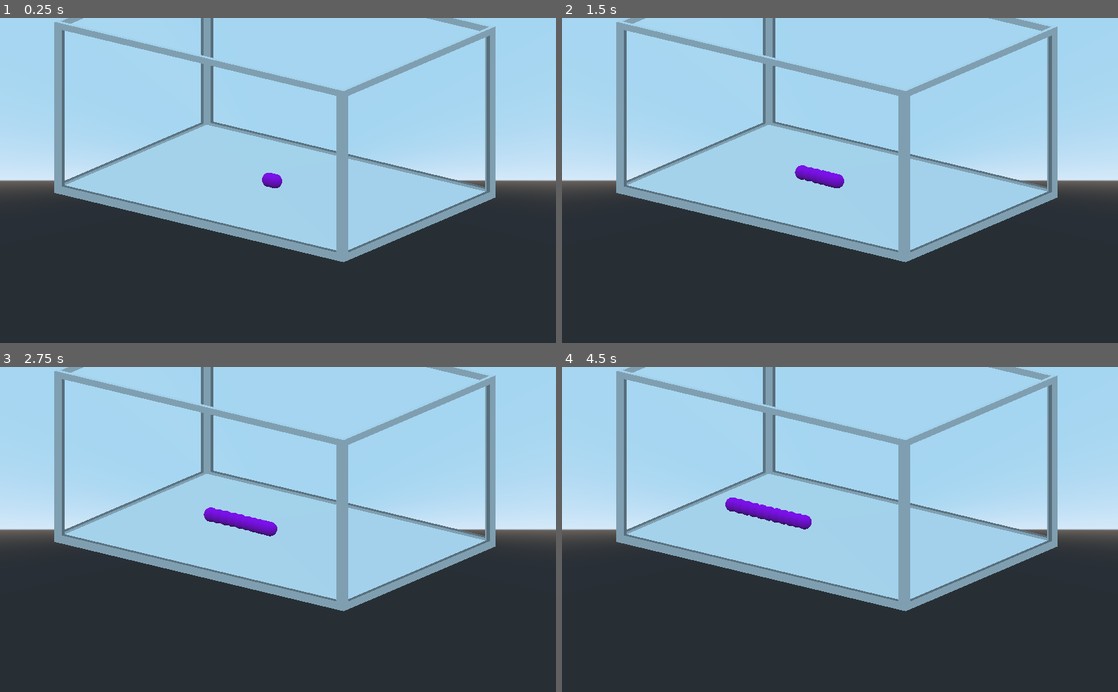
Above: before the commit, frames 1-4 (two rows, left to right).
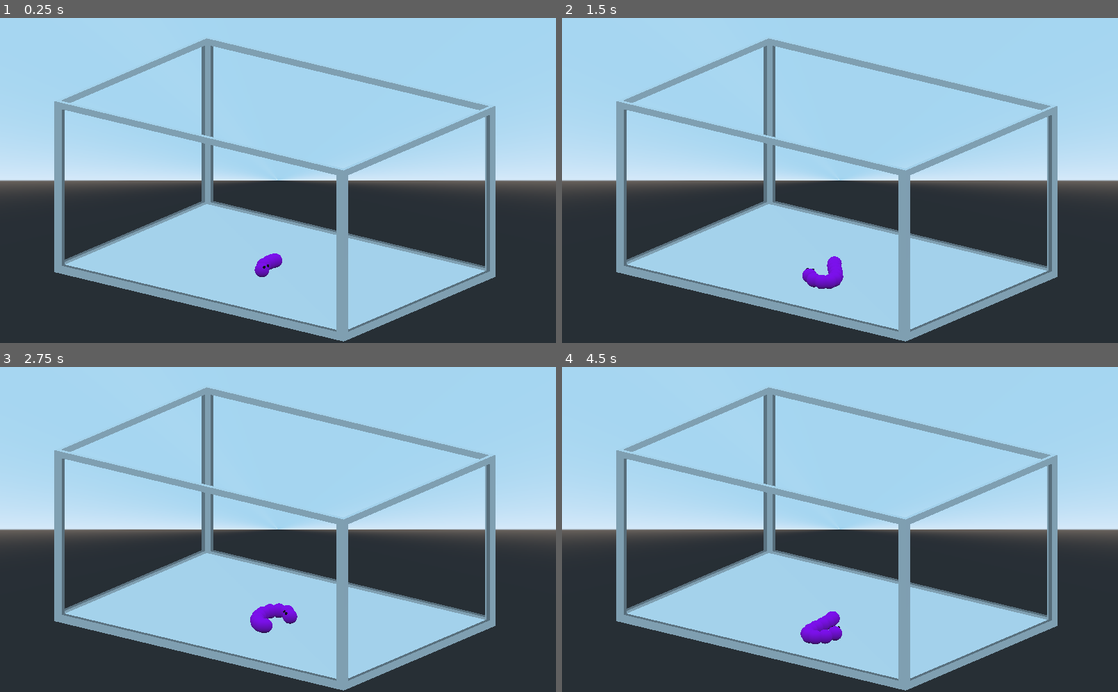
Above: after the commit, the same moments.

Repository: aidan-middleton/Fish-Tank-Game-With-Eel
Game: Godot game, scene res://Scenes/main.tscn
The game is run twice, just before and just after one commit, with the same random seed, the same clock (stepped at 60 frames per second) and the same inputs.
Inputs (mouse positions are in pixels of both pictures, inside the frame that each line leads up to):
- Up to frame 1 (0.25 s): no input
- Up to frame 2 (1.5 s): tap Enter at 0.5 s; move the mouse to (962, 164) at 0.52 s; hold D 0.53-1.25 s; tap I at 0.6 s; click (962, 164) at 0.67 s; tap K at 0.8 s; drag from (728, 196) to (812, 245) at 1.27 s
- Up to frame 3 (2.75 s): move the mouse to (333, 458) at 2.02 s; hold D from 2.03 s (still down); tap J at 2.1 s; tap L at 2.3 s
- Up to frame 4 (4.5 s): release D at 2.75 s; drag from (812, 594) to (673, 480) at 2.77 s; move the mouse to (1006, 578) at 3.52 s; hold A 3.53-4.25 s; tap I at 3.6 s; tap K at 3.8 s; drag from (673, 480) to (756, 448) at 4.27 s

The runs differ from the first frame. In frame 1, 34% of the frame differs, in the area x 9-90%, y 0-100%; in frame 2, 35%; in frame 3, 35%; in frame 4, 35%.

Commit message:
Added walls for snake collision. Messed with snake controller to allow it to collide

Diff:
--- /dev/null
+++ b/project/Materials/eye.tres
@@ -0,0 +1,4 @@
+[gd_resource type="SpatialMaterial" format=2]
+
+[resource]
+albedo_color = Color( 0, 0, 0, 1 )
--- a/project/Scenes/Eel/eel_main.tscn
+++ b/project/Scenes/Eel/eel_main.tscn
@@ -1,8 +1,10 @@
-[gd_scene load_steps=7 format=2]
+[gd_scene load_steps=9 format=2]
 
 [ext_resource path="res://Scripts/Eel/EelHeadController.gd" type="Script" id=1]
 [ext_resource path="res://Scripts/Eel/EelController.gd" type="Script" id=2]
 [ext_resource path="res://Materials/default.tres" type="Material" id=3]
+[ext_resource path="res://materials/eye.tres" type="Material" id=4]
+[ext_resource path="res://Materials/eye.tres" type="Material" id=5]
 
 [sub_resource type="SphereShape" id=1]
 
@@ -19,6 +21,16 @@
 [node name="CollisionShape" type="CollisionShape" parent="eel_head"]
 shape = SubResource( 1 )
 
+[node name="EyeR" type="CSGMesh" parent="eel_head"]
+transform = Transform( 0.2, 0, 0, 0, 0.2, 0, 0, 0, 0.2, -0.35, 0.647, 0.672 )
+mesh = SubResource( 2 )
+material = ExtResource( 4 )
+
+[node name="EyeL" type="CSGMesh" parent="eel_head"]
+transform = Transform( 0.2, 0, 0, 0, 0.2, 0, 0, 0, 0.2, 0.442131, 0.646536, 0.697725 )
+mesh = SubResource( 2 )
+material = ExtResource( 5 )
+
 [node name="CSGMesh" type="CSGMesh" parent="eel_head"]
 mesh = SubResource( 2 )
 material = ExtResource( 3 )
--- /dev/null
+++ b/project/Scenes/idk.tres
@@ -0,0 +1,4 @@
+[gd_resource type="SpatialMaterial" format=2]
+
+[resource]
+metallic = 1.0
--- a/project/Scenes/main.tscn
+++ b/project/Scenes/main.tscn
@@ -1,15 +1,22 @@
-[gd_scene load_steps=3 format=2]
+[gd_scene load_steps=4 format=2]
 
+[ext_resource path="res://Scenes/idk.tres" type="Material" id=1]
 [ext_resource path="res://Scripts/main.gd" type="Script" id=2]
 
-[sub_resource type="SpatialMaterial" id=1]
-metallic = 1.0
+[sub_resource type="BoxShape" id=1]
 
 [node name="main" type="Spatial"]
 script = ExtResource( 2 )
 
+[node name="Left Flass2" type="StaticBody" parent="."]
+transform = Transform( 1, 0, 0, 0, 1, 0, 0, 0, 1, 0, 23.5537, 0 )
+
+[node name="CollisionShape" type="CollisionShape" parent="Left Flass2"]
+transform = Transform( 17.0863, 0, 0, 0, 0.455864, 0, 0, 0, 24.638, -0.0746307, -0.678909, 0.0602188 )
+shape = SubResource( 1 )
+
 [node name="Camera" type="Camera" parent="."]
-transform = Transform( 0.59989, 0.256199, -0.757954, 0, 0.947345, 0.320216, 0.800083, -0.192094, 0.568302, -28.9941, 12.4563, 22.2603 )
+transform = Transform( 0.59989, 0.256199, -0.757954, 0, 0.947345, 0.320216, 0.800083, -0.192094, 0.568302, -28.9941, 24.0462, 22.2603 )
 projection = 1
 size = 45.0
 
@@ -35,7 +42,7 @@
 width = 1.0247
 height = 22.874
 depth = 47.4535
-material = SubResource( 1 )
+material = ExtResource( 1 )
 
 [node name="CSGBox4" type="CSGBox" parent="CSGCombiner"]
 transform = Transform( 1, 0, 0, 0, 1, 0, 0, 0, 1, -17.123, 10.5816, 0 )
@@ -43,7 +50,7 @@
 width = 1.0247
 height = 22.874
 depth = 47.4535
-material = SubResource( 1 )
+material = ExtResource( 1 )
 
 [node name="CSGBox5" type="CSGBox" parent="CSGCombiner"]
 transform = Transform( 1, 0, 0, 0, 1, 0, 0, 0, 1, -0.133876, 10.5418, 24.704 )
@@ -51,12 +58,40 @@
 width = 32.6688
 height = 22.874
 depth = 3.17065
-material = SubResource( 1 )
+material = ExtResource( 1 )
 
 [node name="CSGBox6" type="CSGBox" parent="CSGCombiner"]
-transform = Transform( 1, 0, 0, 0, 1, 0, 0, 0, 1, -0.133876, 10.5418, -24.4629 )
+transform = Transform( 1, 0, 0, 0, 1, 0, 0, 0, 1, 0.0483387, 10.5838, -24.4908 )
 operation = 2
 width = 32.6688
 height = 22.874
 depth = 3.17065
-material = SubResource( 1 )
+material = ExtResource( 1 )
+
+[node name="Front Glass" type="StaticBody" parent="."]
+transform = Transform( 1, 0, 0, 0, 1, 0, 0, 0, 1, -17.123, 10.582, 0 )
+
+[node name="CollisionShape" type="CollisionShape" parent="Front Glass"]
+transform = Transform( 1.025, 0, 0, 0, 11.437, 0, 0, 0, 23.727, -0.0746307, 0, 0.0602188 )
+shape = SubResource( 1 )
+
+[node name="Back Glass" type="StaticBody" parent="."]
+transform = Transform( 1, 0, 0, 0, 1, 0, 0, 0, 1, 17.123, 10.582, 0 )
+
+[node name="CollisionShape" type="CollisionShape" parent="Back Glass"]
+transform = Transform( 1.025, 0, 0, 0, 11.437, 0, 0, 0, 23.727, -0.0746307, 0, 0.0602188 )
+shape = SubResource( 1 )
+
+[node name="Right Glass" type="StaticBody" parent="."]
+transform = Transform( 1, 0, 0, 0, 1, 0, 0, 0, 1, -0.134, 10.542, 24.704 )
+
+[node name="CollisionShape" type="CollisionShape" parent="Right Glass"]
+transform = Transform( 16.334, 0, 0, 0, 11.437, 0, 0, 0, 1.585, 0, 0, 0 )
+shape = SubResource( 1 )
+
+[node name="Left Flass" type="StaticBody" parent="."]
+transform = Transform( 1, 0, 0, 0, 1, 0, 0, 0, 1, 0.0483387, 10.5838, -24.4908 )
+
+[node name="CollisionShape" type="CollisionShape" parent="Left Flass"]
+transform = Transform( 16.334, 0, 0, 0, 11.437, 0, 0, 0, 1.585, -0.0746307, 0, 0.0602188 )
+shape = SubResource( 1 )
--- a/project/Scripts/Eel/EelBodyController.gd
+++ b/project/Scripts/Eel/EelBodyController.gd
@@ -8,7 +8,7 @@
 
 func follow_parent() -> void:
 	self.global_transform.origin = lerp(self.global_transform.origin,
-		parent.global_transform.origin, get_physics_process_delta_time() * 3.0)
+		parent.global_transform.origin, get_physics_process_delta_time() * 5.0)
 	self.rotation_degrees = lerp(self.rotation_degrees,
 		parent.rotation_degrees, get_physics_process_delta_time() * 5.0)
 
--- a/project/Scripts/Eel/EelHeadController.gd
+++ b/project/Scripts/Eel/EelHeadController.gd
@@ -1,7 +1,7 @@
 extends KinematicBody
 
-const move_speed: float = 4.0
-const rotation_speed: float = 0.01
+const move_speed: float = 10.0
+const rotation_speed: float = 0.1
 
 onready var parent: Spatial = get_parent()
 
@@ -18,24 +18,25 @@
 	# Receives key input
 	if event is InputEventKey:
 		match event.scancode:
-			KEY_I:
+			KEY_W:
 				_up = event.pressed
-			KEY_K:
+			KEY_S:
 				_down = event.pressed
-			KEY_J:
+			KEY_A:
 				_left = event.pressed
-			KEY_L:
+			KEY_D:
 				_right = event.pressed
 
 func _physics_process(delta: float) -> void:
-	var _velocity = Vector3(get_global_transform().basis.z * move_speed)
-	translate(-get_global_transform().basis.z * move_speed * delta)
+	var _velocity = get_transform().basis.z * move_speed
+	#translate(-get_global_transform().basis.z * move_speed * delta)
 
+	move_and_slide(_velocity)
 
 	var _pitch: float = _up as float - _down as float
 	var _yaw: float = _left as float - _right as float
 
-	var _direction = Vector3(_pitch,_yaw,0)
+	var _direction = Vector3(0,0,0) + get_transform().basis.x * _pitch + get_transform().basis.y * _yaw
 	rotate(_direction, rotation_speed)
 
 #	var rot = Quat(rotation)
Not shown, added: project/.mono/metadata/ide_messaging_meta.txt
